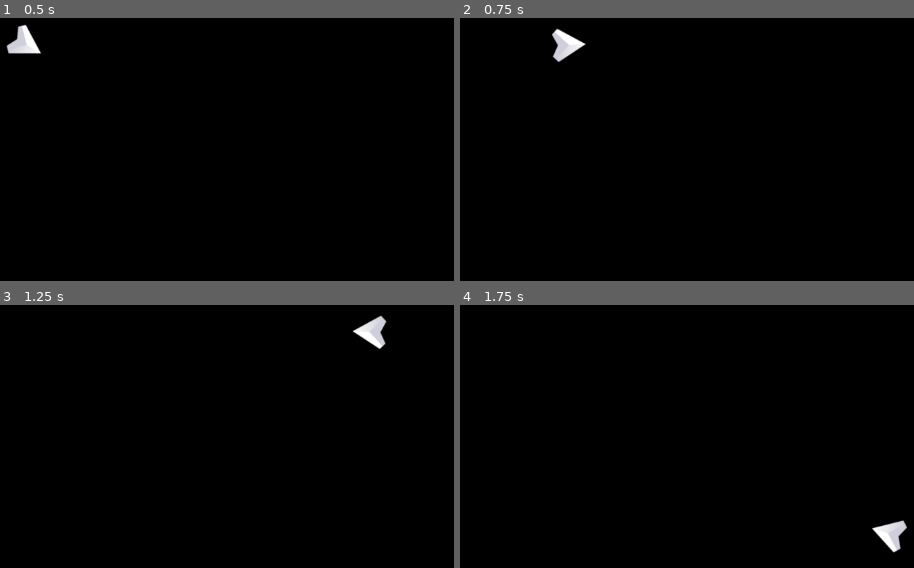
Above: before the commit, frames 1-4 (two rows, left to right).
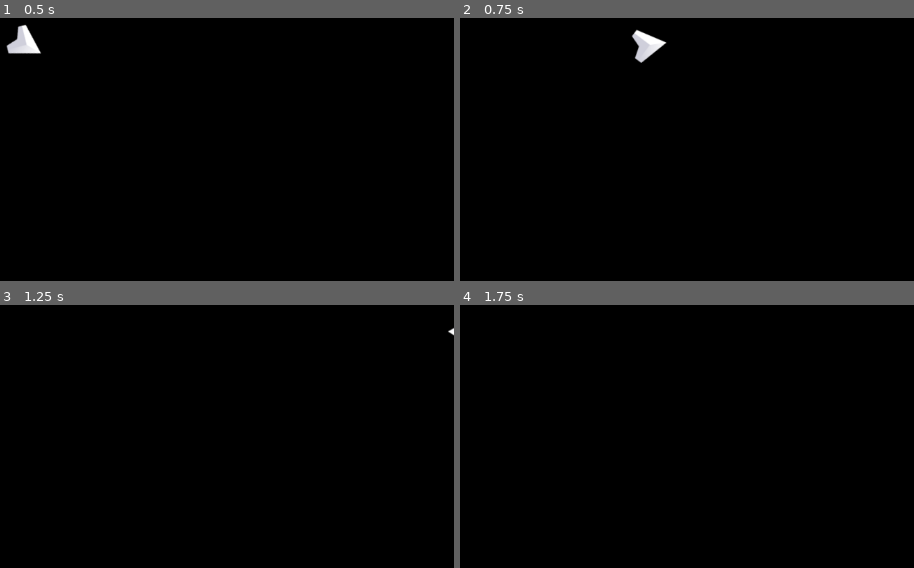
Above: after the commit, the same moments.

Repository: SandiNovakov/zr
Game: Godot game, scene res://scenes/main.tscn
Same seed, same stepped clock (60 frames per second), same inputs: the game is played once before the commit and once after it.
Inputs (mouse positions are in pixels of both pictures, inside the frame that each line leads up to):
- Up to frame 1 (0.5 s): no input
- Up to frame 2 (0.75 s): tap Enter at 0.5 s; move the mouse to (691, 39) at 0.52 s; press the mouse at (691, 39) at 0.53 s; hold D (move_right) from 0.53 s (still down); tap Space (dash) at 0.6 s
- Up to frame 3 (1.25 s): keep holding D (move_right)
- Up to frame 4 (1.75 s): move the mouse to (outside the picture) at 1.27 s; release D (move_right) at 1.28 s; release the mouse at (outside the picture) at 1.28 s; hold S (move_down) from 1.28 s (still down); click (outside the picture) at 1.35 s; tap Space (dash) at 1.55 s

Frame 1 is identical in both runs. In frame 2, 1.0% of the frame differs, in the area x 20-46%, y 3-18%; in frame 3, 0.5%; in frame 4, 0.5%.

Commit message:
fixed InputBuffer. Added vibrations for feedback.

Diff:
--- a/WeaponHandler.gd
+++ b/WeaponHandler.gd
@@ -41,6 +41,8 @@
     last_shot_timestamp = Time.get_ticks_usec()
     Syslog.info("%s says: I shot my weapon!" % [master.name])
 
+    Input.start_joy_vibration(0, 1, 0.5, 0.1)
+
 func shoot_charged() -> void:
     Syslog.info("%s says: I performed a charged shot!" % [master.name])
     charged_shot.emit()
--- a/scenes/charged.gd
+++ b/scenes/charged.gd
@@ -2,6 +2,8 @@
 
 func enter() -> void:
     master.invalidate_charge.connect(on_invalidate_charge)
+    Input.start_joy_vibration(0, 0.1, 0.1)
+
 
 func physics_update(delta: float) -> void:
     if not controller.is_shoot() and master.allow_shoot:
@@ -17,3 +19,5 @@
 
 func exit() -> void:
     master.invalidate_charge.disconnect(on_invalidate_charge)
+    Input.stop_joy_vibration(0)
+    Input.start_joy_vibration(0, 1, 1, 0.25)
--- a/scripts/InputBuffer.gd
+++ b/scripts/InputBuffer.gd
@@ -1,80 +1,31 @@
 extends Node
 
-# How long an input stays valid (milliseconds)
-const BUFFER_WINDOW: int = 150
+var buffer_time: float = 9.0/60.0
+var actions: Array
 
-# action -> last pressed time (ms)
-var action_timestamps: Dictionary = {}
-
-# prevents repeated consumption
-var consumed_actions: Dictionary = {}
-
-# prevents multiple registrations in the same frame
-var last_frame: Dictionary = {}
-
-func _ready() -> void:
-    process_mode = Node.PROCESS_MODE_ALWAYS
-
-
-func _input(event: InputEvent) -> void:
-    if event.is_echo():
-        return
+func _unhandled_input(event: InputEvent) -> void:
 
     for action in InputMap.get_actions():
-        if InputMap.event_is_action(event, action) and event.is_pressed():
-            _register_action(action)
-            break
+        if Input.is_action_just_pressed(action):
+            var found: bool = false
+            for i: Dictionary in actions:
 
-
-func _register_action(action: String) -> void:
-    var frame := Engine.get_process_frames()
-
-    # prevent duplicate registration in same frame
-    if last_frame.get(action, -1) == frame:
-        return
-
-    last_frame[action] = frame
-    action_timestamps[action] = Time.get_ticks_msec()
-    consumed_actions[action] = false
-
+                if i["name"] == action:
+                    i["timestamp"] = Time.get_ticks_usec()
+                    i["consumed"] = false
+                    found = true
+            if not found:
+                actions.append({
+                    "name": action,
+                    "timestamp": Time.get_ticks_usec(),
+                    "consumed": false
+            })
 
 func is_action_press_buffered(action: StringName) -> bool:
-    return pop_action_buffered(action)
-
-# Main API: returns true ONCE per press (auto-consumes)
-func pop_action_buffered(action: String) -> bool:
-    if not action_timestamps.has(action):
-        return false
-
-    if consumed_actions.get(action, false):
-        return false
-
-    var delta: int = Time.get_ticks_msec() - action_timestamps[action]
-
-    if delta <= BUFFER_WINDOW:
-        consumed_actions[action] = true
-        return true
+    for i: Dictionary in actions:
+        if i["name"] == action:
+            if Time.get_ticks_usec() - i["timestamp"] <= Util.to_usec(buffer_time) and i["consumed"] == false:
+                i["consumed"] = true
+                return true
 
     return false
-
-
-# Optional: check without consuming
-func is_action_recent(action: String) -> bool:
-    return action_timestamps.has(action) \
-        and (Time.get_ticks_msec() - action_timestamps[action]) <= BUFFER_WINDOW
-
-
-# Optional: get how long ago action was pressed (ms)
-func get_action_age(action: String) -> int:
-    if not action_timestamps.has(action):
-        return INF
-    return Time.get_ticks_msec() - action_timestamps[action]
-
-
-# Cleanup expired inputs
-func _process(_delta: float) -> void:
-    var now := Time.get_ticks_msec()
-
-    for action in action_timestamps.keys():
-        if now - action_timestamps[action] > BUFFER_WINDOW:
-            consumed_actions[action] = true
--- a/scripts/actor2d/ActorController.gd
+++ b/scripts/actor2d/ActorController.gd
@@ -5,7 +5,7 @@
 
 func is_shoot_once() -> bool:
     #return InputBuffer.is_action_press_buffered(&"shoot")
-    return Input.is_action_just_pressed(&"shoot")
+    return InputBuffer.is_action_press_buffered(&"shoot")
 
 func is_shoot() -> bool:
     return Input.is_action_pressed(&"shoot")
--- a/scripts/actor2d/states/dash.gd
+++ b/scripts/actor2d/states/dash.gd
@@ -7,7 +7,7 @@
     Syslog.info('%s says: I dashed!' % [master.name])
     var dbg_flag: String
 
-    dash_dir = controller.get_move_dir(false)
+    dash_dir = controller.get_move_dir(false).normalized()
     dbg_flag = 'move_dir'
 
     if dash_dir == Vector2.ZERO:
@@ -31,6 +31,9 @@
 
     master.disable_shooting()
 
+    Input.start_joy_vibration(0, 0.5, 0, 0.1)
+
+
 func physics_update(delta: float) -> void:
     master.move(controller.get_move_dir())
     master.turn(controller.get_look_dir(), delta)
--- a/scripts/weapon-handler/states/charging.gd
+++ b/scripts/weapon-handler/states/charging.gd
@@ -5,10 +5,13 @@
 func enter() -> void:
     current_charge_time = 0
     master.invalidate_charge.connect(on_invalidate_charge)
+    Input.start_joy_vibration(0, 0.05, 0)
+
 
 func physics_update(delta: float) -> void:
     if not controller.is_shoot():
         Syslog.info("%s stopped charging!" % [master.master.name])
+        master.shoot()
         state_machine.request_state_change($"../Idle")
 
     current_charge_time += delta
@@ -22,3 +25,4 @@
 
 func exit() -> void:
     master.invalidate_charge.disconnect(on_invalidate_charge)
+    Input.stop_joy_vibration(0)
